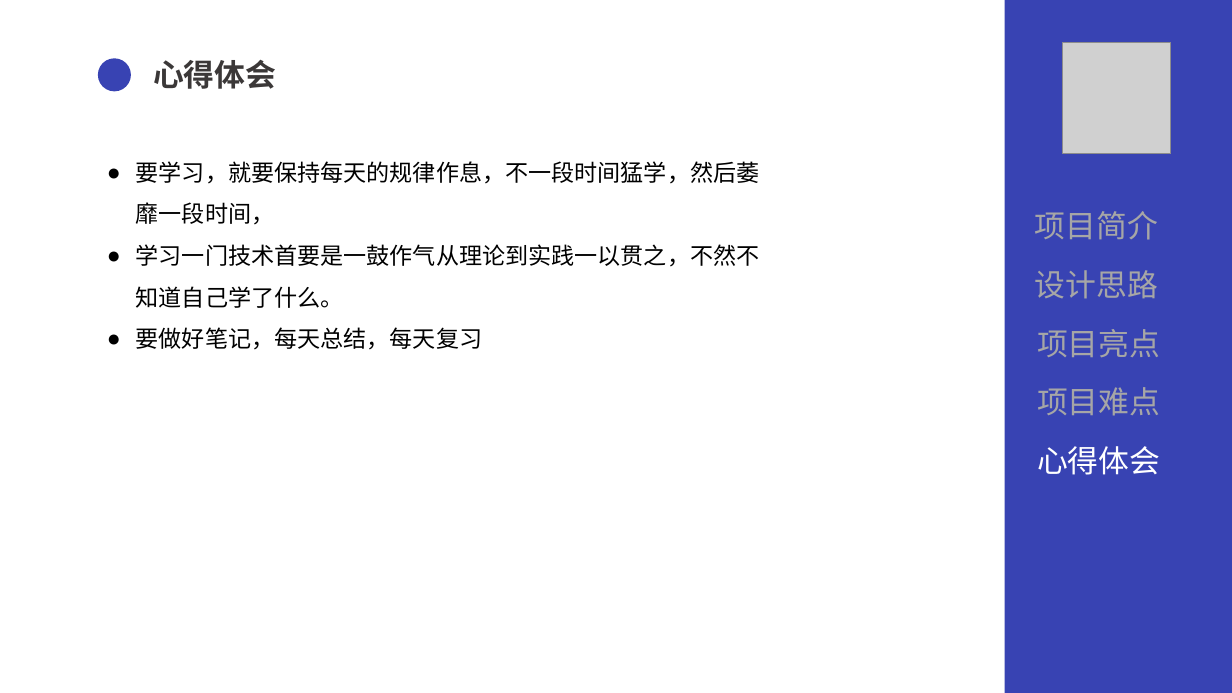
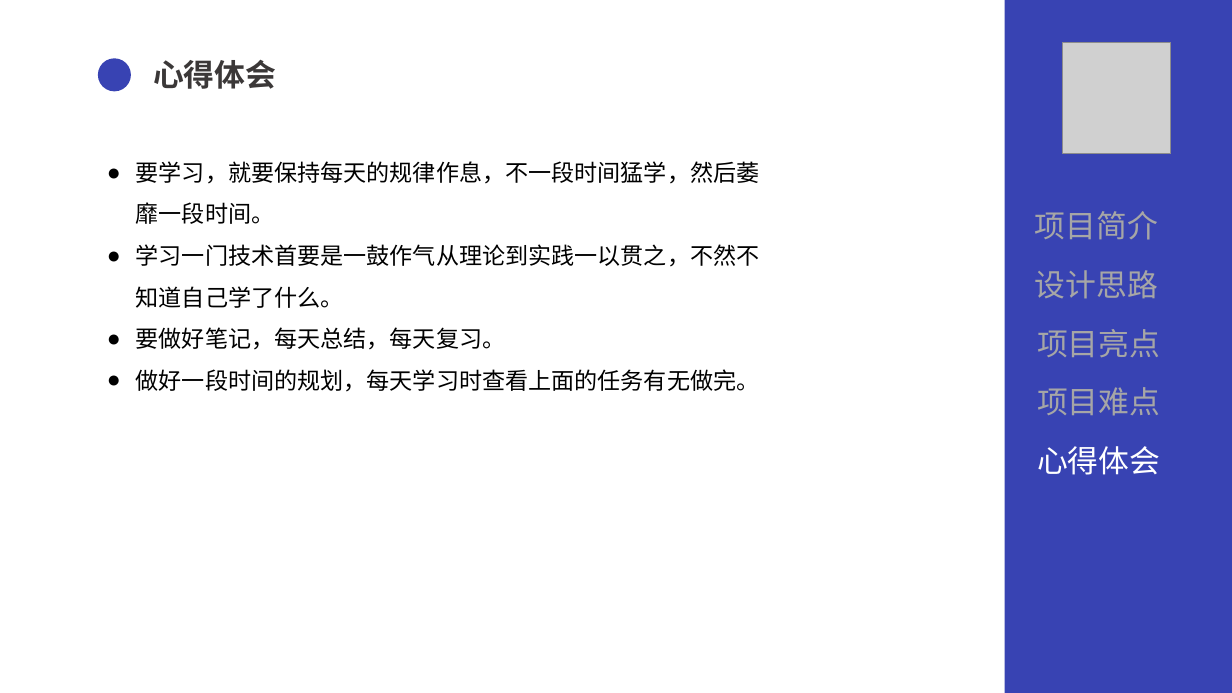
Before and after one commit to sangby/project, a slide deck: slide 16 of document/document/ppt/QG答辩汇报.pptx. Drawn at 1232x693 pixels with LibreOffice and Linux fonts; fonts in the diff are those of the drawing; grey boxes stand for pictures. Boxes give left, top, right and bottom in pixels: in the first picture for what was removed or moved away, otherwise in the second. Text is boxed around its words. In the diff, an @@ line names an element or a change of style, - is before the commit and + after.

```diff
--- a/document/document/ppt/QG答辩汇报.pptx
+++ b/document/document/ppt/QG答辩汇报.pptx
@@ text at <box>136,161,760,224</box>: text changed @@
-● 要学习，就要保持每天的规律作息，不一段时间猛学，然后萎靡一段时间，
+● 要学习，就要保持每天的规律作息，不一段时间猛学，然后萎靡一段时间。
@@ text at <box>136,327,760,392</box>: text changed @@
-● 要做好笔记，每天总结，每天复习
+● 要做好笔记，每天总结，每天复习。
+● 做好一段时间的规划，每天学习时查看上面的任务有无做完。
```
Also in this commit, not shown: 5 other slides changed.
